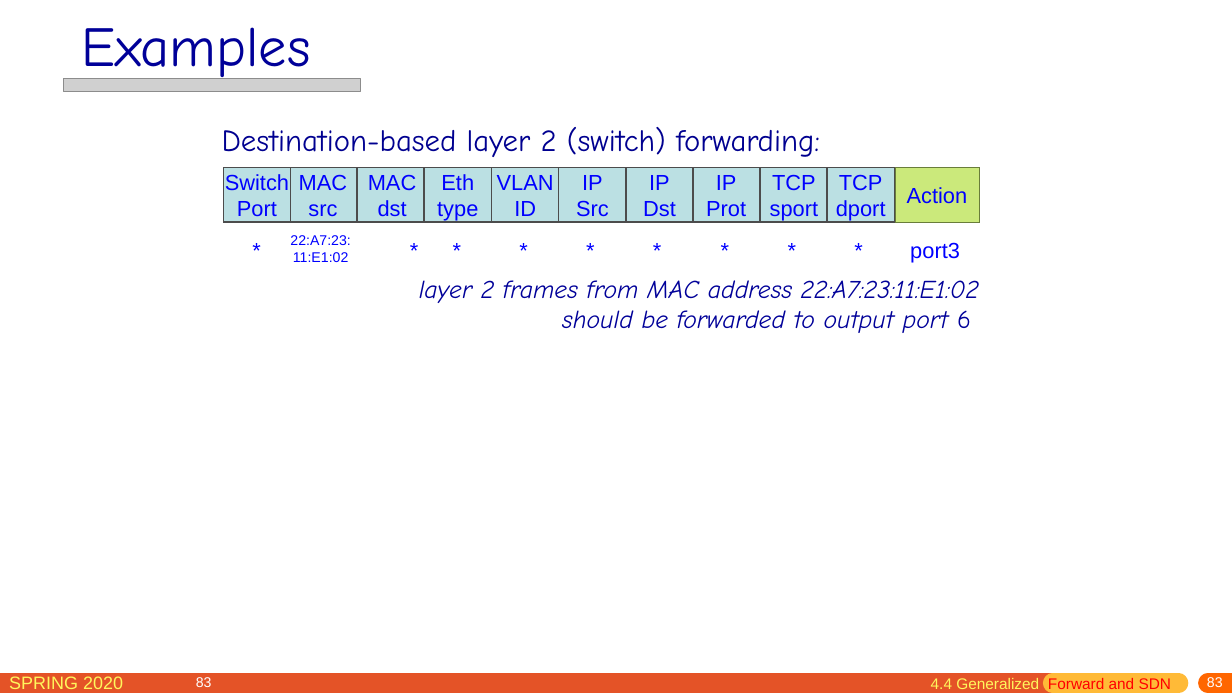
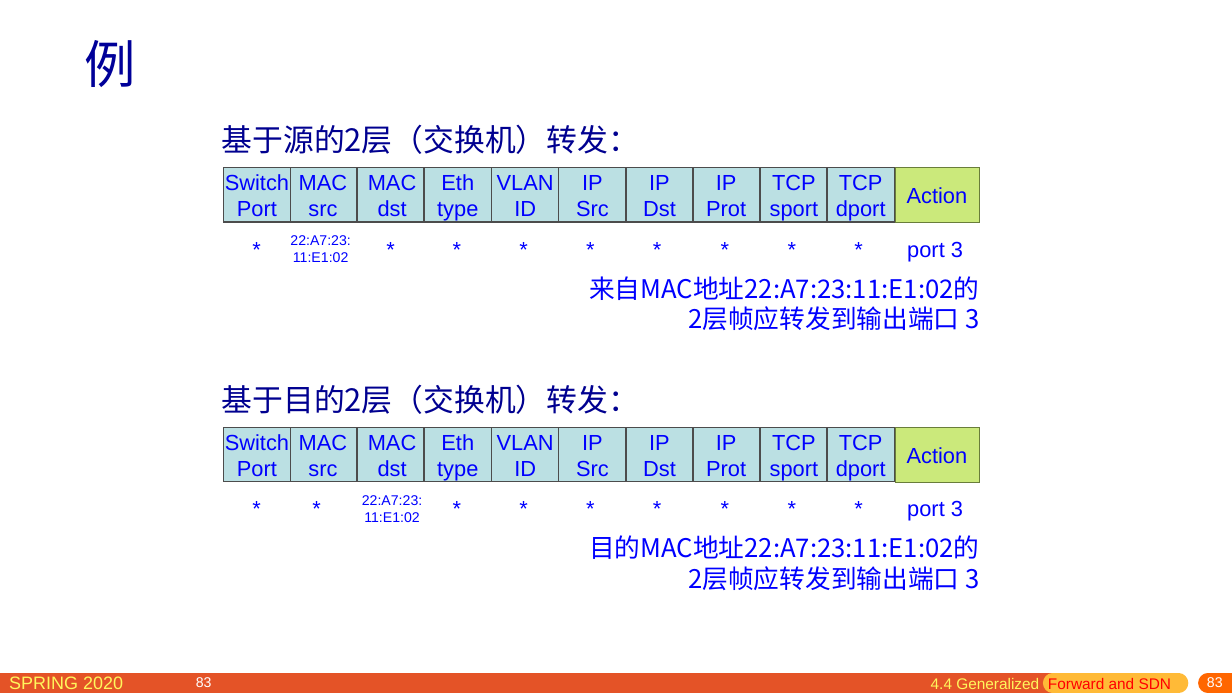
Before and after one commit to network-distributed/presentations, a slide deck: slide 83 of chapter4_cn.pptx. Drawn at 1232x693 pixels with LibreOffice and Linux fonts; fonts in the diff are those of the drawing; grey boxes stand for pictures. Boxes give left, top, right and bottom in pixels: in the first picture for what was removed or moved away, otherwise in the second. Text is boxed around its words. In the diff, an @@ line names an element or a change of style, - is before the commit and + after.

```diff
--- a/chapter4_cn.pptx
+++ b/chapter4_cn.pptx
@@ text removed at box(81, 27, 311, 84) @@
-Examples
@@ text added at box(84, 40, 135, 87), 40 pt, text #000099 @@
+例
@@ picture removed at box(63, 79, 360, 91) @@
@@ text removed at box(222, 127, 820, 157) @@
-Destination-based layer 2 (switch) forwarding:
@@ text added at box(222, 124, 640, 154), 24 pt, text #000090 @@
+基于源的2层（交换机）转发：
@@ text "*" rewrapped from box(357, 234, 471, 266) to box(357, 232, 424, 264) @@
@@ text added at box(907, 241, 963, 261), 17 pt, text #0000FF @@
+port 3
@@ text removed at box(910, 242, 960, 263) @@
-port3
@@ text removed at box(419, 280, 979, 333) @@
-layer 2 frames from MAC address 22:A7:23:11:E1:02 should be forwarded to output port 6
@@ text added at box(589, 276, 979, 329), 20 pt, text #0000FF @@
+来自MAC地址22:A7:23:11:E1:02的2层帧应转发到输出端口 3
@@ text added at box(222, 384, 640, 414), 24 pt, text #000090 @@
+基于目的2层（交换机）转发：
@@ group added at box(224, 427, 980, 482): 11 rectangles, 11 texts @@
+Switch
+Port
+MAC
+src
+MAC
+dst
+Eth
+type
+VLAN
+ID
+IP
+Src
+IP
+Dst
+IP
+Prot
+TCP
+sport
+TCP
+dport
+Action
@@ text added at box(224, 492, 290, 524), 17 pt, text #0000FF @@
+*
@@ text added at box(260, 492, 374, 524), 17 pt, text #0000FF @@
+*
@@ text added at box(362, 495, 422, 522), 11 pt, text #0000FF @@
+22:A7:23:
+11:E1:02
@@ text added at box(423, 492, 490, 524), 17 pt, text #0000FF @@
+*
@@ text added at box(491, 492, 557, 524), 17 pt, text #0000FF @@
+*
@@ text added at box(557, 492, 624, 524), 17 pt, text #0000FF @@
+*
@@ text added at box(624, 492, 690, 524), 17 pt, text #0000FF @@
+*
@@ text added at box(691, 492, 758, 524), 17 pt, text #0000FF @@
+*
@@ text added at box(759, 492, 825, 524), 17 pt, text #0000FF @@
+*
@@ text added at box(825, 492, 892, 524), 17 pt, text #0000FF @@
+*
@@ text added at box(907, 500, 963, 521), 17 pt, text #0000FF @@
+port 3
@@ text added at box(589, 535, 979, 589), 20 pt, text #0000FF @@
+目的MAC地址22:A7:23:11:E1:02的2层帧应转发到输出端口 3
```
Also in this commit, not shown: 26 other slides changed, 6 slides added, 6 slides removed, 1 other file.
